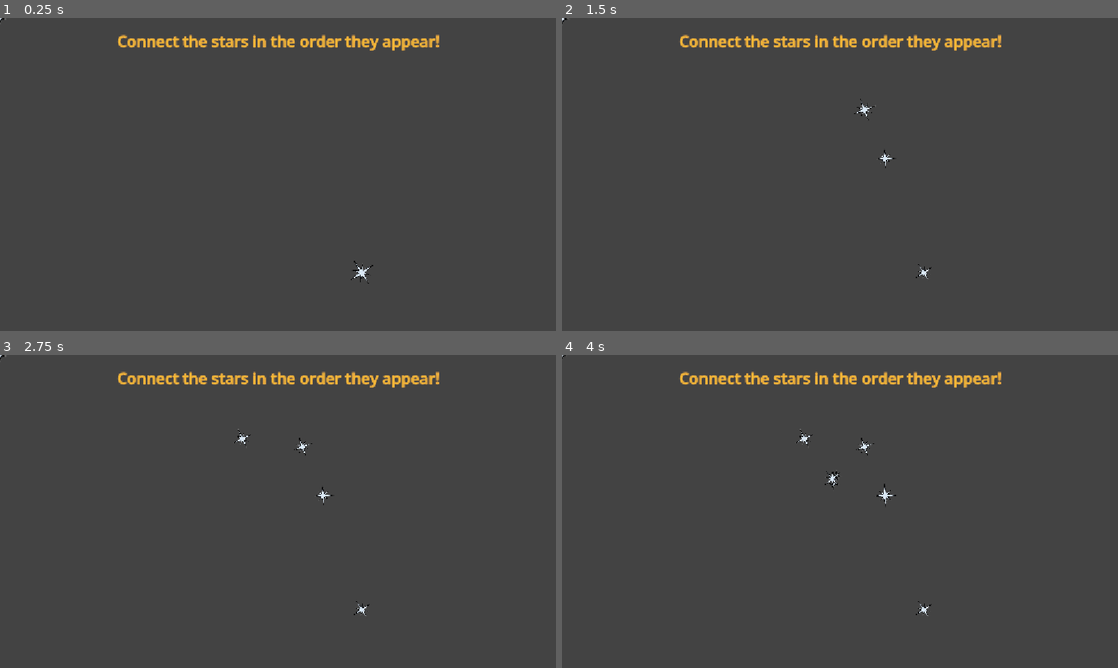
Above: before the commit, frames 1-4 (two rows, left to right).
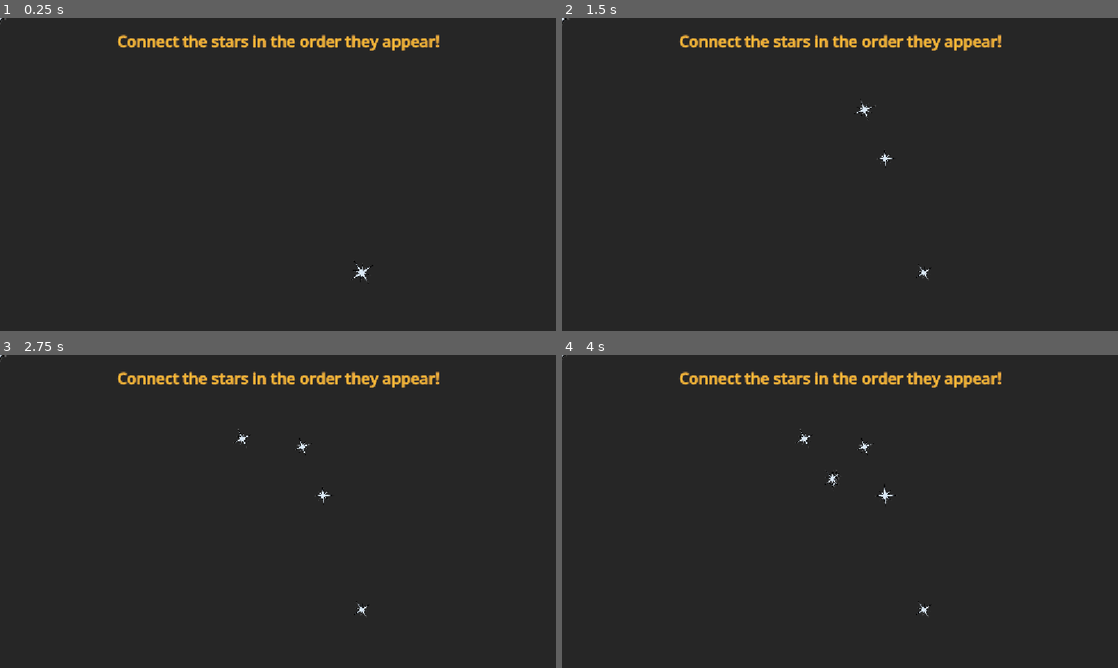
Above: after the commit, the same moments.

Repository: Logabe/fiiiiih
Game: Godot game, scene res://constellation/constellation.tscn
Same seed, same stepped clock (60 frames per second), same inputs: the game is played once before the commit and once after it. This scene is started directly instead of the project's main scene.
Inputs (mouse positions are in pixels of both pictures, inside the frame that each line leads up to):
- Up to frame 1 (0.25 s): no input
- Up to frame 2 (1.5 s): tap Enter at 0.5 s; move the mouse to (923, 271) at 0.52 s; press the mouse at (923, 271) at 0.53 s; hold Right 0.53-1.28 s; move the mouse to (884, 158) at 1.27 s; release the mouse at (884, 158) at 1.28 s; hold Down from 1.28 s (still down); click (884, 158) at 1.35 s
- Up to frame 3 (2.75 s): tap Space at 2 s; move the mouse to (300, 445) at 2.02 s; release Down at 2.03 s; press the mouse at (300, 445) at 2.03 s; hold Right from 2.03 s (still down); tap Alt at 2.1 s
- Up to frame 4 (4 s): move the mouse to (806, 439) at 2.77 s; release Right at 2.78 s; release the mouse at (806, 439) at 2.78 s; hold Up 2.78-3.53 s; tap Shift at 2.85 s; click (806, 439) at 3.05 s; tap Enter at 3.5 s; move the mouse to (834, 480) at 3.52 s; press the mouse at (834, 480) at 3.53 s; hold Left from 3.53 s (still down)

The runs differ from the first frame. In frame 1, 99% of the frame differs, in the area x 0-100%, y 0-100%; in frame 2, 99%; in frame 3, 99%; in frame 4, 98%.

Commit message:
Full game kinda not really

Diff:
--- a/boat.gd
+++ b/boat.gd
@@ -3,6 +3,7 @@
 var castOrigin
 var initialClickPos
 var isCastIntersectingFish
+var currentFish # the fish that's currently on the line
 
 # Called when the node enters the scene tree for the first time.
 func _ready() -> void:
@@ -25,11 +26,26 @@
 
 	elif Input.is_action_just_released("left_click"):
 		if isCastIntersectingFish == true:
-			print("GAEUHB SUEHERIH hyusryhuTur tfuh ktbbibt hstrb huk hkstr hkstr vhstr")
-
+			var scene = preload("res://constellation/constellation.tscn").instantiate()
+			add_sibling(scene)
+			scene.global_position = Vector2.ZERO
+			get_tree().paused = true
+			scene.won.connect(_on_game_won)
+			scene.lost.connect(close_game)
 
 func _on_cast_point_area_entered(area: Area2D) -> void:
 	isCastIntersectingFish = true
+	currentFish = area
 
 func _on_cast_point_area_exited(area: Area2D) -> void:
 	isCastIntersectingFish = false
+	currentFish = null
+
+func _on_game_won():
+	var scene = preload("res://pop-up ui.tscn").instantiate()
+	add_sibling(scene)
+	close_game()
+
+func close_game():
+	get_tree().paused = false
+	currentFish.queue_free()
--- a/constellation/constellation.tscn
+++ b/constellation/constellation.tscn
@@ -26,6 +26,9 @@
 scale_curve = SubResource("CurveTexture_5rmyi")
 
 [node name="Constellation" type="Control" unique_id=1474401824]
+process_mode = 3
+z_index = 5
+custom_minimum_size = Vector2(1152, 648)
 layout_mode = 3
 anchors_preset = 15
 anchor_right = 1.0
@@ -55,7 +58,7 @@
 grow_horizontal = 2
 grow_vertical = 2
 mouse_filter = 2
-color = Color(0, 0, 0, 0.1254902)
+color = Color(0, 0, 0, 0.5019608)
 
 [node name="Label" type="Label" parent="." unique_id=1468269791]
 layout_mode = 1
--- a/game.tscn
+++ b/game.tscn
@@ -2,6 +2,7 @@
 
 [ext_resource type="Script" uid="uid://cblimthhkdgjd" path="res://boat.gd" id="1_80nbo"]
 [ext_resource type="Texture2D" uid="uid://c8ekvptlqr8y8" path="res://assets/boat.png" id="2_e2o6t"]
+[ext_resource type="Texture2D" uid="uid://hjlhjyg3k0lh" path="res://assets/bobber.webp" id="3_7jktm"]
 [ext_resource type="PackedScene" uid="uid://bylfns1qqpyyd" path="res://constellation/npc fish.tscn" id="3_feb5d"]
 [ext_resource type="Script" uid="uid://cg8ws44cmk4o1" path="res://constellation/npc_fish.gd" id="4_fc0e3"]
 
@@ -49,7 +50,8 @@
 
 [node name="Sprite2D" type="Sprite2D" parent="Area2D/CollisionShape2D/cast origin/cast point" unique_id=245929851]
 position = Vector2(0, 1)
-scale = Vector2(0.28738266, 0.28738266)
+scale = Vector2(0.09966777, 0.09966779)
+texture = ExtResource("3_7jktm")
 
 [node name="Area2D2" type="Area2D" parent="." unique_id=513951473]
 
--- a/project.godot
+++ b/project.godot
@@ -19,6 +19,10 @@
 
 window/stretch/mode="canvas_items"
 
+[editor_plugins]
+
+enabled=PackedStringArray("res://addons/godot_super-wakatime/plugin.cfg")
+
 [input]
 
 left_click={
Not shown, added: addons/godot_super-wakatime/api_key_prompt.tscn
Not shown, added: addons/godot_super-wakatime/counter.tscn
Not shown, added: addons/godot_super-wakatime/godot_super-wakatime.gd
Not shown, added: addons/godot_super-wakatime/godot_super-wakatime.gd.uid
Not shown, added: addons/godot_super-wakatime/plugin.cfg
Not shown, added: addons/godot_super-wakatime/utils.gd
Not shown, added: addons/godot_super-wakatime/utils.gd.uid
Not shown, added: addons/godot_super-wakatime/LICENSE
Not shown, added: addons/godot_super-wakatime/README.md
